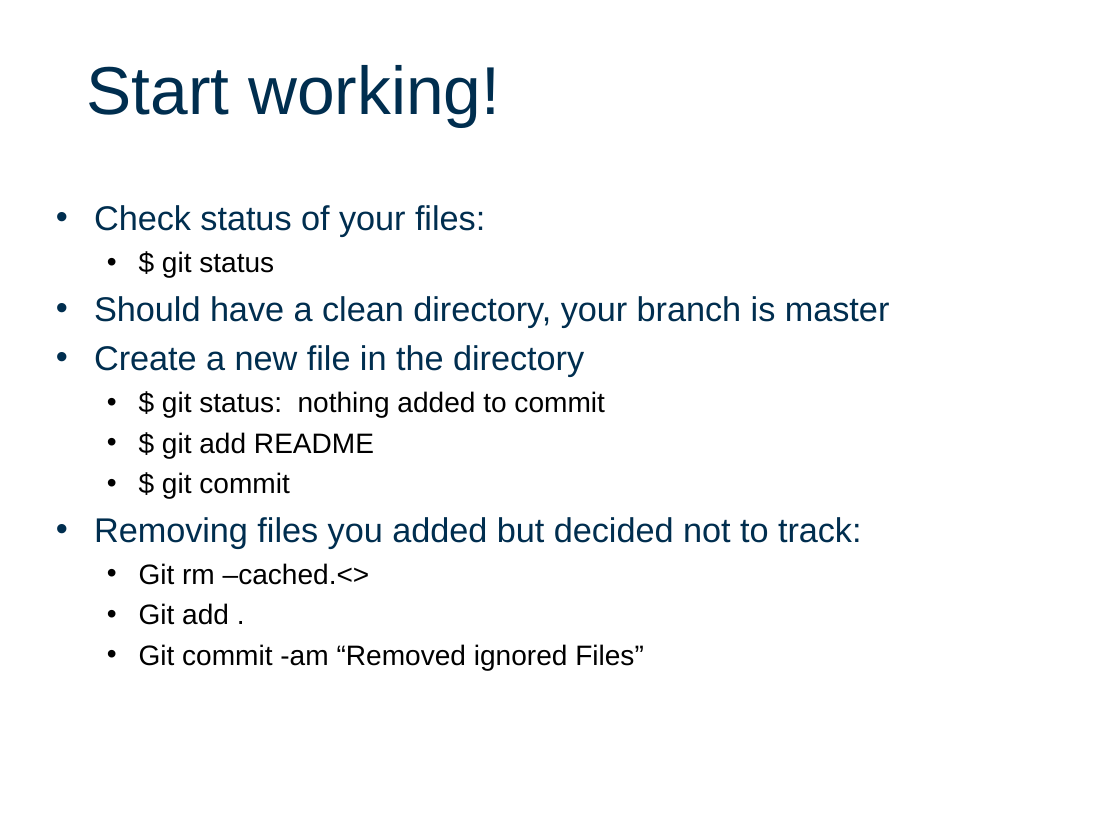
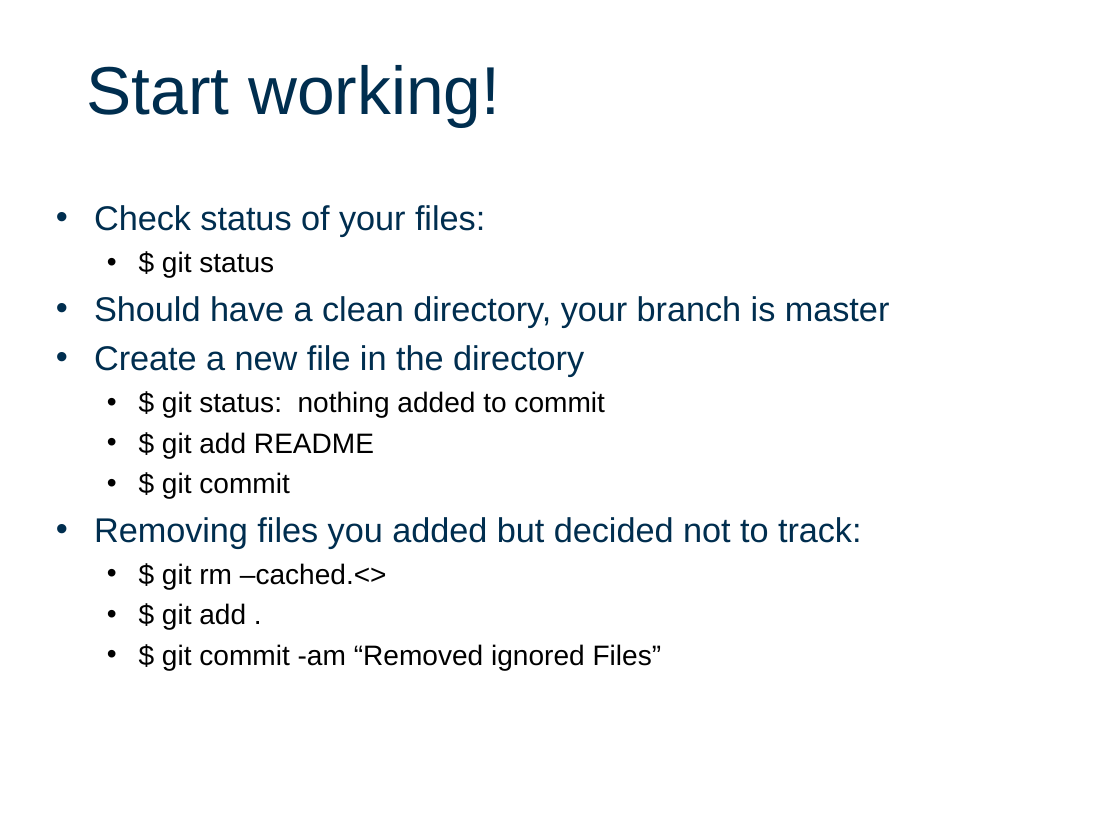
Before and after one commit to FineWilms/Workshop_github, a slide deck: slide 7 of intro2Git.odp. Drawn at 1120x840 pixels with LibreOffice and Linux fonts; fonts in the diff are those of the drawing; background and template pictures are left out. Boxes give left, top, right and bottom in pixels: in the first picture for what was removed or moved away, otherwise in the second. Text is boxed around its words. In the diff, an @@ line names an element or a change of style, - is before the commit and + after.

Commit message:
fixed on slide 7

```diff
--- a/intro2Git.odp
+++ b/intro2Git.odp
@@ text at [162,563,662,670]: text changed @@
-  • Git rm –cached.<>
-  • Git add .
-  • Git commit -am “Removed ignored Files”
+  • $ git rm –cached.<>
+  • $ git add .
+  • $ git commit -am “Removed ignored Files”
```
Also in this commit, not shown: 1 other file.
